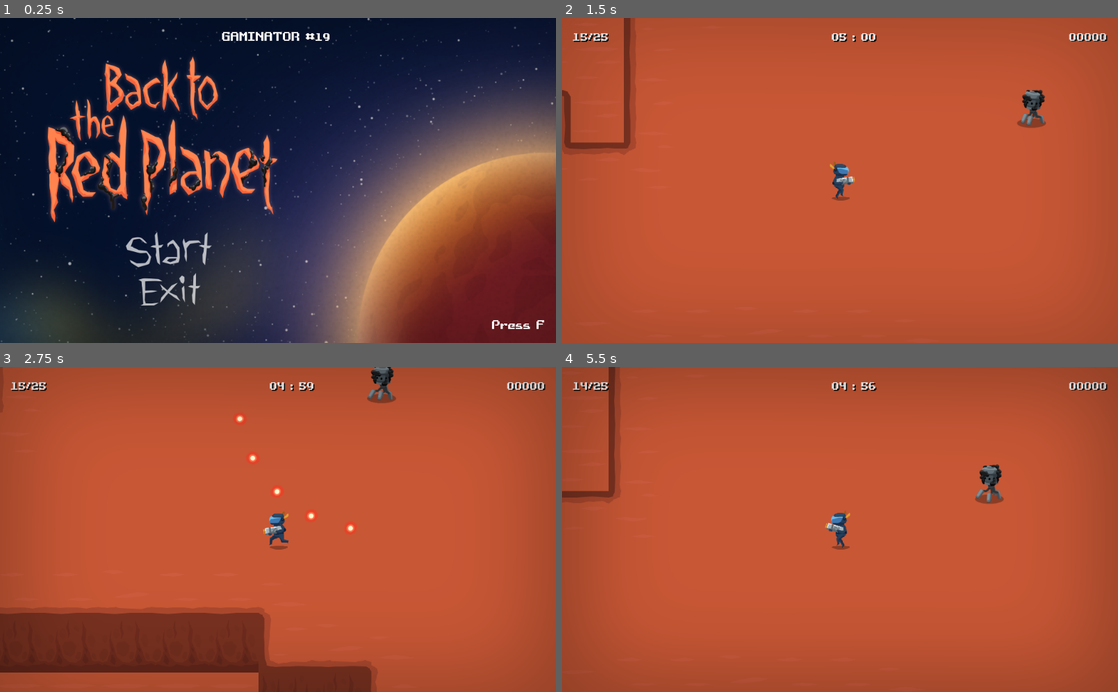
Above: before the commit, frames 1-4 (two rows, left to right).
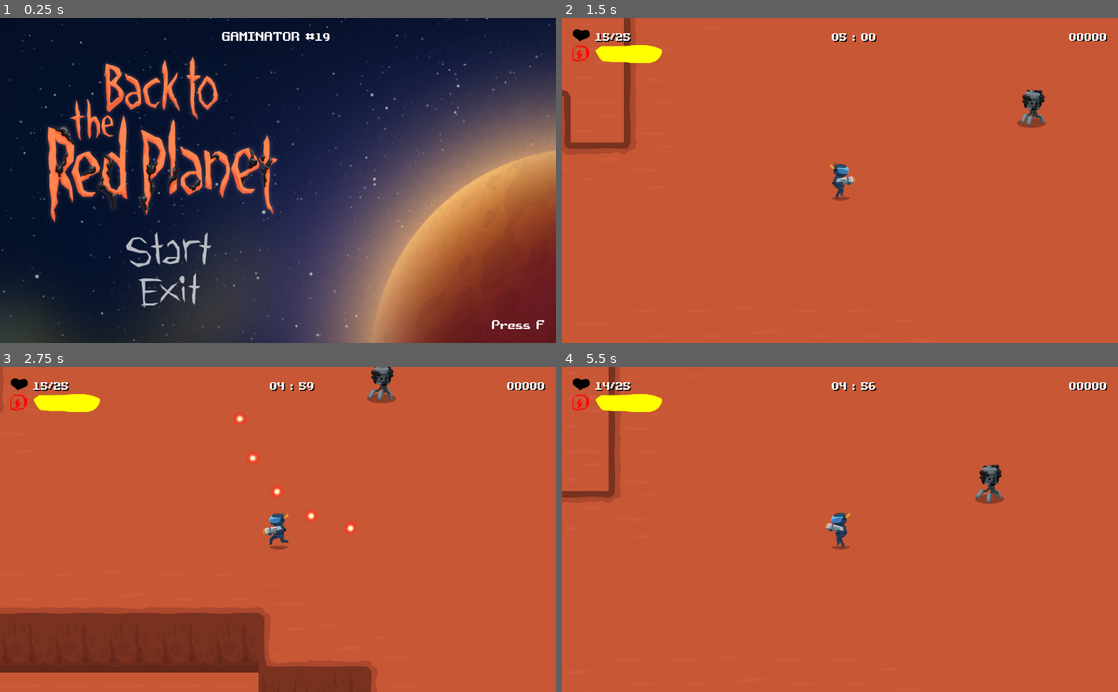
Above: after the commit, the same moments.

Repository: jimmyjonezz/Annigilation
Game: Godot game, scene res://MainMenu/MainMenu.tscn
Two runs of this game, one before a commit and one after it. Both use one fixed random seed, a clock stepped at 60 frames per second and the inputs below.
Inputs (mouse positions are in pixels of both pictures, inside the frame that each line leads up to):
- Up to frame 1 (0.25 s): no input
- Up to frame 2 (1.5 s): click (728, 248) at 0.5 s; move the mouse to (962, 164) at 1.27 s; hold Right (ui_right) from 1.28 s (still down)
- Up to frame 3 (2.75 s): move the mouse to (166, 545) at 2.02 s; release Right (ui_right) at 2.03 s; hold Down (ui_down) from 2.03 s (still down)
- Up to frame 4 (5.5 s): move the mouse to (895, 458) at 2.77 s; release Down (ui_down) at 2.78 s; hold Right (ui_right) 2.78-3.53 s; move the mouse to (812, 594) at 3.52 s; hold Up (ui_up) 3.53-4.28 s; move the mouse to (1006, 578) at 4.27 s; hold Left (ui_left) from 4.28 s (still down); move the mouse to (673, 480) at 5.02 s

The runs differ from the first frame. In frame 1, 14% of the frame differs, in the area x 0-100%, y 0-100%; in frame 2, 6.5%; in frame 3, 18%; in frame 4, 24%.

Commit message:
0.9.1

Diff:
--- a/GUI/GUI.gd
+++ b/GUI/GUI.gd
@@ -3,6 +3,7 @@
 #health
 var maximum = 25
 var current_health = 0
+var current_count = 0
 
 #score
 var score = 0
@@ -72,3 +73,11 @@
 func _on_Main_pressed():
 	get_tree().set_pause(false)
 	get_tree().change_scene("res://MainMenu/MainMenu.tscn")
+
+func _on_Player_damage(count):
+	current_count = count
+	animate_value(count, current_count)
+
+func animate_value(start, end):
+	$Tween.interpolate_property($GUI/Count, "value", start, end, 0.2, $Tween.EASE_IN, $Tween.EASE_OUT)
+	$Tween.start()
--- a/GUI/GUI.tscn
+++ b/GUI/GUI.tscn
@@ -1,12 +1,16 @@
-[gd_scene load_steps=9 format=2]
+[gd_scene load_steps=13 format=2]
 
 [ext_resource path="res://GUI/GUI.gd" type="Script" id=1]
-[ext_resource path="res://Image/Progress/rect819.png" type="Texture" id=2]
-[ext_resource path="res://Image/Progress/rect818.png" type="Texture" id=3]
+[ext_resource path="res://Image/Progress/enemy_health_02.png" type="Texture" id=2]
+[ext_resource path="res://Image/Progress/enemy_health_01.png" type="Texture" id=3]
 [ext_resource path="res://Font/32pt.tres" type="DynamicFont" id=4]
-[ext_resource path="res://Image/Screen_FX.png" type="Texture" id=5]
-[ext_resource path="res://Image/Screen_noise.png" type="Texture" id=6]
-[ext_resource path="res://Image/fon.png" type="Texture" id=7]
+[ext_resource path="res://Image/Progress/batary.png" type="Texture" id=5]
+[ext_resource path="res://Image/Progress/energy.png" type="Texture" id=6]
+[ext_resource path="res://Image/Progress/energy_full.png" type="Texture" id=7]
+[ext_resource path="res://Image/Progress/heart.png" type="Texture" id=8]
+[ext_resource path="res://Image/Screen_FX.png" type="Texture" id=9]
+[ext_resource path="res://Image/Screen_noise.png" type="Texture" id=10]
+[ext_resource path="res://Image/fon.png" type="Texture" id=11]
 
 [sub_resource type="Animation" id=1]
 resource_name = "ScreenFX"
@@ -60,16 +64,15 @@
 anchor_top = 1.0
 anchor_right = 0.5
 anchor_bottom = 1.0
-margin_left = -60.0
-margin_top = -40.0
-margin_right = 60.0
+margin_left = -105.0
+margin_top = -8.0
+margin_right = 105.0
 max_value = 65.0
 value = 15.0
 texture_under = ExtResource( 2 )
 texture_progress = ExtResource( 3 )
 
 [node name="GUI" type="Control" parent="."]
-editor/display_folded = true
 anchor_right = 1.0
 anchor_bottom = 1.0
 margin_left = 20.0
@@ -78,8 +81,9 @@
 margin_bottom = -20.0
 
 [node name="health" type="Label" parent="GUI"]
-margin_right = 70.0
-margin_bottom = 20.0
+margin_left = 41.0
+margin_right = 123.0
+margin_bottom = 28.0
 custom_fonts/font = ExtResource( 4 )
 custom_colors/font_color_shadow = Color( 0, 0, 0, 1 )
 custom_constants/shadow_offset_x = 2
@@ -114,8 +118,29 @@
 autowrap = true
 clip_text = true
 
+[node name="Batrey" type="Sprite" parent="GUI"]
+position = Vector2( 14.8452, 46.1756 )
+scale = Vector2( 1.13668, 1.95675 )
+texture = ExtResource( 5 )
+
+[node name="Count" type="TextureProgress" parent="GUI"]
+margin_left = 42.0
+margin_top = 30.0
+margin_right = 164.0
+margin_bottom = 63.0
+max_value = 40.0
+value = 40.0
+rounded = true
+texture_under = ExtResource( 6 )
+texture_progress = ExtResource( 7 )
+
+[node name="Heart" type="Sprite" parent="GUI"]
+position = Vector2( 16, 12 )
+scale = Vector2( 0.515413, 0.515413 )
+texture = ExtResource( 8 )
+
 [node name="VFX" type="Control" parent="."]
-editor/display_folded = true
+visible = false
 anchor_right = 1.0
 anchor_bottom = 1.0
 
@@ -123,15 +148,15 @@
 self_modulate = Color( 1, 1, 1, 0.509804 )
 anchor_right = 1.0
 anchor_bottom = 1.0
-texture = ExtResource( 5 )
+texture = ExtResource( 9 )
 expand = true
 
 [node name="Noise" type="TextureRect" parent="VFX"]
 modulate = Color( 1, 1, 1, 0.392157 )
 self_modulate = Color( 1, 1, 1, 0.392157 )
-margin_right = 40.0
-margin_bottom = 40.0
-texture = ExtResource( 6 )
+anchor_right = 1.0
+anchor_bottom = 1.0
+texture = ExtResource( 10 )
 expand = true
 
 [node name="AnimationPlayer" type="AnimationPlayer" parent="VFX"]
@@ -258,6 +283,8 @@
 
 [node name="Tic" type="Timer" parent="."]
 autostart = true
+
+[node name="Tween" type="Tween" parent="."]
 [connection signal="pressed" from="Pause/Panel2/GridContainer/Main" to="." method="_on_Main_pressed"]
 [connection signal="pressed" from="Pause/Panel2/GridContainer/Continue" to="." method="_on_Continue_pressed"]
 [connection signal="pressed" from="Pause/Panel2/GridContainer/Restart" to="." method="_on_Restart_pressed"]
--- a/Main/Main.gd
+++ b/Main/Main.gd
@@ -19,6 +19,7 @@
 	$GUI/GUI/time.text = "05 : 00"
 	$GUI/GUI/score.text = "00000"
 	get_tree().paused = false
+	$Back.play()
 	#print("start")
 
 func _ready() -> void:
--- a/Main/Main.tscn
+++ b/Main/Main.tscn
@@ -9,6 +9,7 @@
 [ext_resource path="res://Player/Player.tscn" type="PackedScene" id=7]
 [ext_resource path="res://Main/Camera2D.gd" type="Script" id=8]
 [ext_resource path="res://GUI/GUI.tscn" type="PackedScene" id=9]
+[ext_resource path="res://Sound/back.ogg" type="AudioStream" id=10]
 
 [node name="Main" type="Node"]
 script = ExtResource( 1 )
@@ -92,10 +93,14 @@
 [node name="GUI" parent="." instance=ExtResource( 9 )]
 editor/display_folded = true
 
+[node name="Back" type="AudioStreamPlayer" parent="."]
+stream = ExtResource( 10 )
+bus = "Back"
+
 [node name="SpawnTimer" type="Timer" parent="."]
-editor/display_folded = true
-wait_time = 1.5
+wait_time = 0.8
 autostart = true
+[connection signal="damage" from="Position/Player" to="GUI" method="_on_Player_damage"]
 [connection signal="die" from="Position/Player" to="GUI" method="_on_Player_die"]
 [connection signal="health_changed" from="Position/Player" to="GUI" method="_on_Player_health_changed"]
 [connection signal="timeout" from="SpawnTimer" to="." method="_on_SpawnTimer_timeout"]
--- a/MainMenu/MainMenu.tscn
+++ b/MainMenu/MainMenu.tscn
@@ -18,10 +18,10 @@
 [node name="Background" type="TextureRect" parent="CanvasLayer"]
 anchor_right = 1.0
 anchor_bottom = 1.0
-margin_left = -78.0
-margin_top = -46.0
-margin_right = 78.0
-margin_bottom = 46.0
+margin_left = -171.0
+margin_top = -101.0
+margin_right = 171.0
+margin_bottom = 100.0
 rect_pivot_offset = Vector2( 598.063, 352.866 )
 texture = ExtResource( 2 )
 expand = true
--- a/Other/Popup/Popup.gd
+++ b/Other/Popup/Popup.gd
@@ -1,19 +1,17 @@
 extends Node2D
 
-var current_health = 0
-var max_health
-var health
+export var max_health = 9
+var health = 9
 
 func _ready():
 	if get_parent().name == "Enemy":
 		max_health = 66
-		health = 66
+		$Progress.max_value = max_health
+		health = max_health
 	else:
-		max_health = 6
-		health = 6
-
-	$Progress.max_value = max_health
-	$Progress.value = health
+		max_health = 9
+		$Progress.max_value = max_health
+		health = max_health
 
 func heal(amount):
 	health += amount
@@ -22,9 +20,9 @@
 
 func healthf(new_health):
 	#анимируем прогрессбар жизни
-	animate_value(current_health, new_health)
+	animate_value(health, new_health)
 	#новое значение текщей жизни
-	current_health = new_health
+	health = new_health
 
 func animate_value(start, end):
 	$Tween.interpolate_property($Progress, "value", start, end, 0.2, $Tween.EASE_IN, $Tween.EASE_OUT)
--- a/Other/Popup/Popup.tscn
+++ b/Other/Popup/Popup.tscn
@@ -1,8 +1,8 @@
 [gd_scene load_steps=4 format=2]
 
 [ext_resource path="res://Other/Popup/Popup.gd" type="Script" id=1]
-[ext_resource path="res://Image/UI/enemy_health_02.png" type="Texture" id=2]
-[ext_resource path="res://Image/UI/enemy_health_01.png" type="Texture" id=3]
+[ext_resource path="res://Image/Progress/enemy_health_02.png" type="Texture" id=2]
+[ext_resource path="res://Image/Progress/enemy_health_01.png" type="Texture" id=3]
 
 [node name="Popup" type="Node2D"]
 script = ExtResource( 1 )
@@ -16,8 +16,8 @@
 margin_top = -4.0
 margin_right = 25.0
 margin_bottom = 4.0
-max_value = 6.0
-value = 6.0
+max_value = 60.0
+rounded = true
 texture_under = ExtResource( 2 )
 texture_progress = ExtResource( 3 )
 
--- a/Player/Character.gd
+++ b/Player/Character.gd
@@ -9,6 +9,7 @@
 var is_shooting = false
 var health = 15
 export(int) var max_health = 25
+var count = 40
 
 #спрайт у Игрока зеркалим и ган тоже (вертикально)
 func direction():
@@ -53,3 +54,9 @@
 	health = min(health, max_health)
 	#print("health: %s / amount: %s" % [health, amount])
 	emit_signal("health_changed", health)
+
+func damage(amount):
+	count += amount
+	count = min(count, 40)
+	#print("health: %s / amount: %s" % [health, amount])
+	emit_signal("damage", count)
--- a/Player/Player.gd
+++ b/Player/Player.gd
@@ -2,6 +2,7 @@
 
 signal health_changed(health)
 signal die()
+signal damage(count)
 
 const KNOCKBACK_FORCE = 4.0
 var inbody = false
@@ -23,6 +24,7 @@
 	#стреляем
 	shooting()
 
+
 func shooting() -> void:
 	if !is_reload:
 		return
@@ -30,11 +32,13 @@
 	if !is_shooting:
 		return
 
-	shoot()
+	if count > 1:
+		shoot()
+		damage(-1)
 
-	#сатрясам экран
-	#camera.shake()
-	$Gun/AFPlayer.play("fire")
+		#сатрясам экран
+		#camera.shake()
+		$Gun/AFPlayer.play("fire")
 	is_shooting = false
 
 #стрельба - спавн пули, позиция и ее поворот
@@ -78,17 +82,18 @@
 				emit_signal("die")
 
 func hit():
-	if health >= 1:
+	if health > 0:
 		heal(-1)
 	if health < 1:
 		emit_signal("die")
 
 func hit_player():
-	if health >= 1:
-		heal(-1)
-	if health < 1:
-		emit_signal("die")
+	hit()
 
 func _on_Damage_timeout():
 	if inbody == true:
 		hit()
+
+func _on_Reload_timeout():
+	if count < 40:
+		damage(1)
--- a/Player/Player.tscn
+++ b/Player/Player.tscn
@@ -168,4 +168,9 @@
 
 [node name="Damage" type="Timer" parent="."]
 autostart = true
+
+[node name="Reload" type="Timer" parent="."]
+wait_time = 0.3
+autostart = true
 [connection signal="timeout" from="Damage" to="." method="_on_Damage_timeout"]
+[connection signal="timeout" from="Reload" to="." method="_on_Reload_timeout"]
--- a/Robots/Enemy/Enemy.gd
+++ b/Robots/Enemy/Enemy.gd
@@ -4,7 +4,7 @@
 
 onready var player = get_node("../../Position/Player")
 
-var current_health
+onready var current_health
 var speed = 40
 var velocity = Vector2()
 var shooting = false
@@ -12,7 +12,10 @@
 
 func _ready():
 	randomize()
-	current_health = 66 #round(rand_range(60, 66))
+	$Popup.scale.x = 2.2
+	$Popup.max_health = round(rand_range(60, 66))
+	$Popup.health = $Popup.max_health
+	current_health = $Popup.max_health
 
 #это херота, ее надо переделать.
 #закос под босса отстреливающего в разные стороны
--- a/Robots/Enemy/Enemy.tscn
+++ b/Robots/Enemy/Enemy.tscn
@@ -84,6 +84,7 @@
 [node name="Popup" parent="." instance=ExtResource( 4 )]
 visible = false
 position = Vector2( 0, -61 )
+max_health = 66
 
 [node name="Timer" type="Timer" parent="."]
 wait_time = 2.0
--- a/Robots/Kamikaze/Kamikaze.gd
+++ b/Robots/Kamikaze/Kamikaze.gd
@@ -5,13 +5,11 @@
 var speed
 var path : = PoolVector2Array() setget set_path
 var velocity = Vector2()
-var current_health
+var current_health = 9
 
 func _ready():
 	randomize()
-	current_health = 6
 	speed = rand_range(165, 175)
-	#set_process(false)
 
 func set_path(value: PoolVector2Array) -> void:
 	path = value
@@ -43,7 +41,6 @@
 	else:
 		$APlayer.play("idle")
 
-
 func hit() -> void:
 	$Popup.visible = true
 	current_health -= 1
--- /dev/null
+++ b/default_bus_layout.tres
@@ -0,0 +1,14 @@
+[gd_resource type="AudioBusLayout" load_steps=2 format=2]
+
+[sub_resource type="AudioEffectReverb" id=1]
+resource_name = "Reverb"
+
+[resource]
+bus/1/name = "Back"
+bus/1/solo = false
+bus/1/mute = false
+bus/1/bypass_fx = false
+bus/1/volume_db = -16.9
+bus/1/send = "Master"
+bus/1/effect/0/effect = SubResource( 1 )
+bus/1/effect/0/enabled = true
Not shown: 2 places in GUI/GUI.tscn that only renumber resources
Binary file added: Image/Progress/batary.png
Not shown, changed: Image/Progress/batary.png.import
Renamed: Image/UI/enemy_health_01.png -> Image/Progress/enemy_health_01.png
Not shown, added: Image/Progress/enemy_health_01.png.import
Renamed: Image/UI/enemy_health_02.png -> Image/Progress/enemy_health_02.png
Not shown, changed: Image/Progress/enemy_health_02.png.import
Binary file added: Image/Progress/energy.png
Not shown, changed: Image/Progress/energy.png.import
Binary file added: Image/Progress/energy_full.png
Not shown, added: Image/Progress/energy_full.png.import
Binary file added: Image/Progress/heart.png
(and 6 more such lines)
